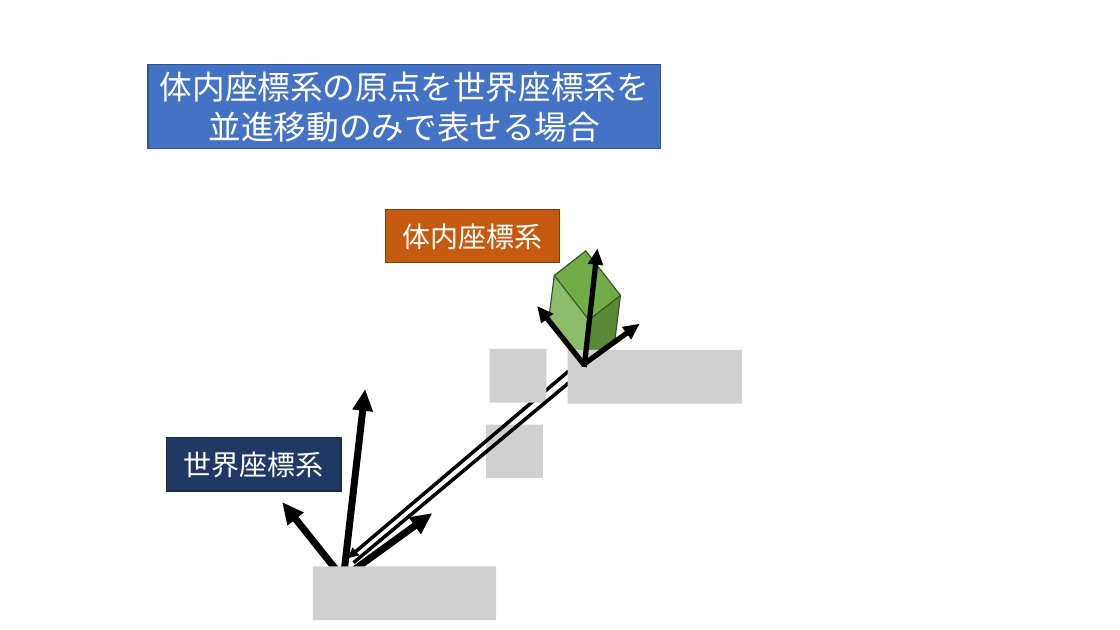
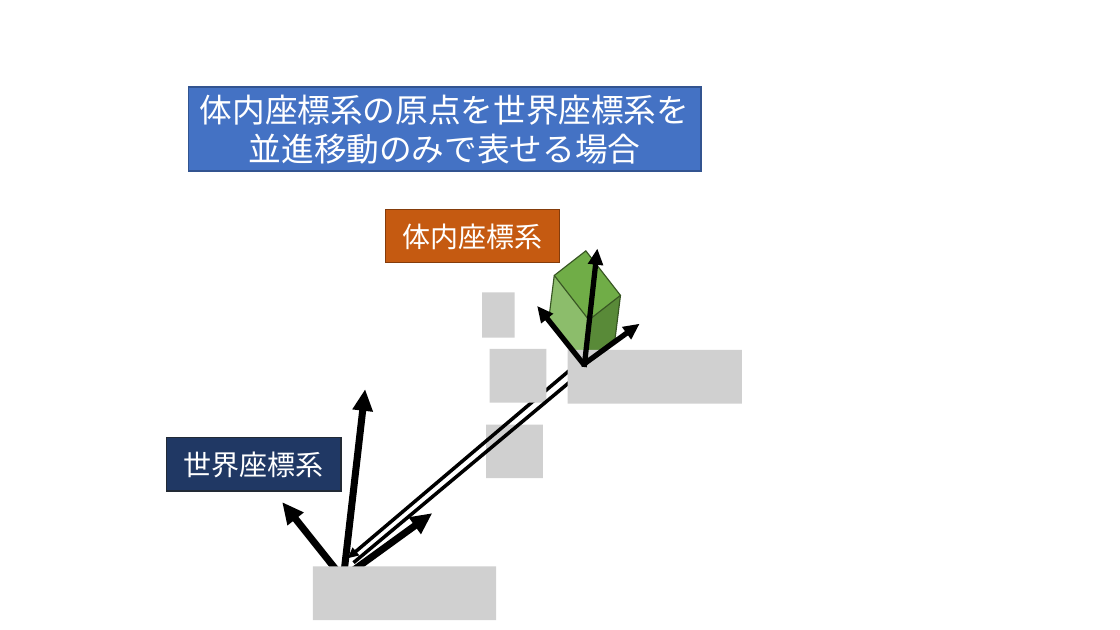
Before and after one commit to rurusasu/Diary, a slide deck: slide 1 of 座標変換.pptx. Drawn at 1120x630 pixels with LibreOffice and Linux fonts; fonts in the diff are those of the drawing; grey boxes stand for pictures. Boxes give left, top, right and bottom in pixels: in the first picture for what was removed or moved away, otherwise in the second. Text is boxed around its words. In the diff, an @@ line names an element or a change of style, - is before the commit and + after.

```diff
--- a/座標変換.pptx
+++ b/座標変換.pptx
@@ rectangle "体内座標系の原点を世界座標系を": place and size @@
-rectangle "体内座標系の原点を世界座標系を" at [148,65,661,149]
+rectangle "体内座標系の原点を世界座標系を" at [188,87,702,171]
@@ picture added at [482,292,515,338] @@
```
Also in this commit, not shown: 1 other slide changed, 3 other files.
